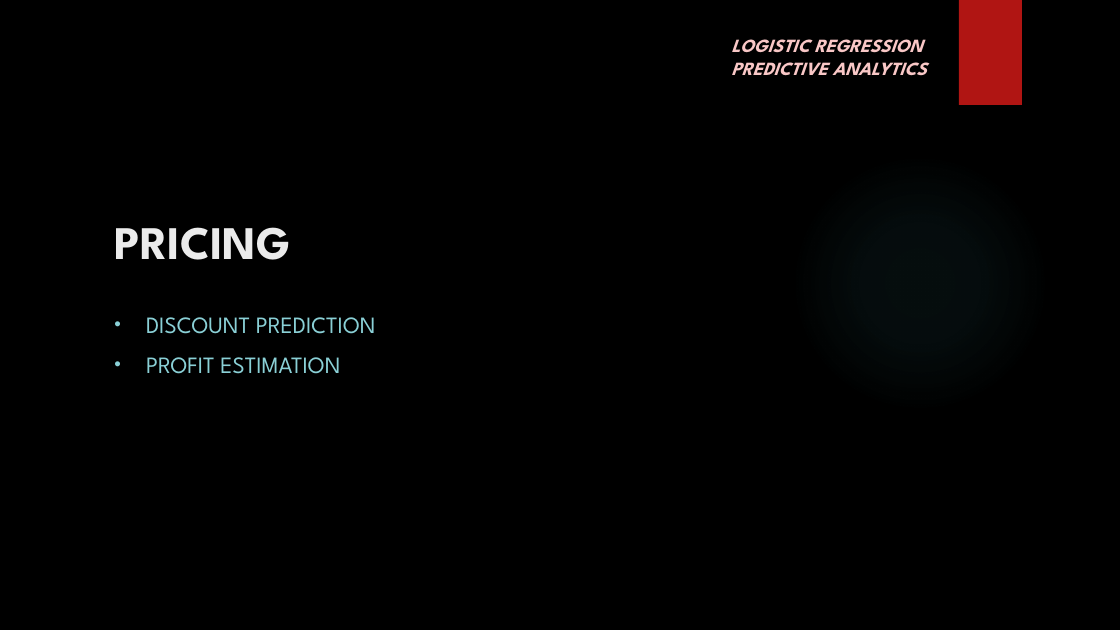
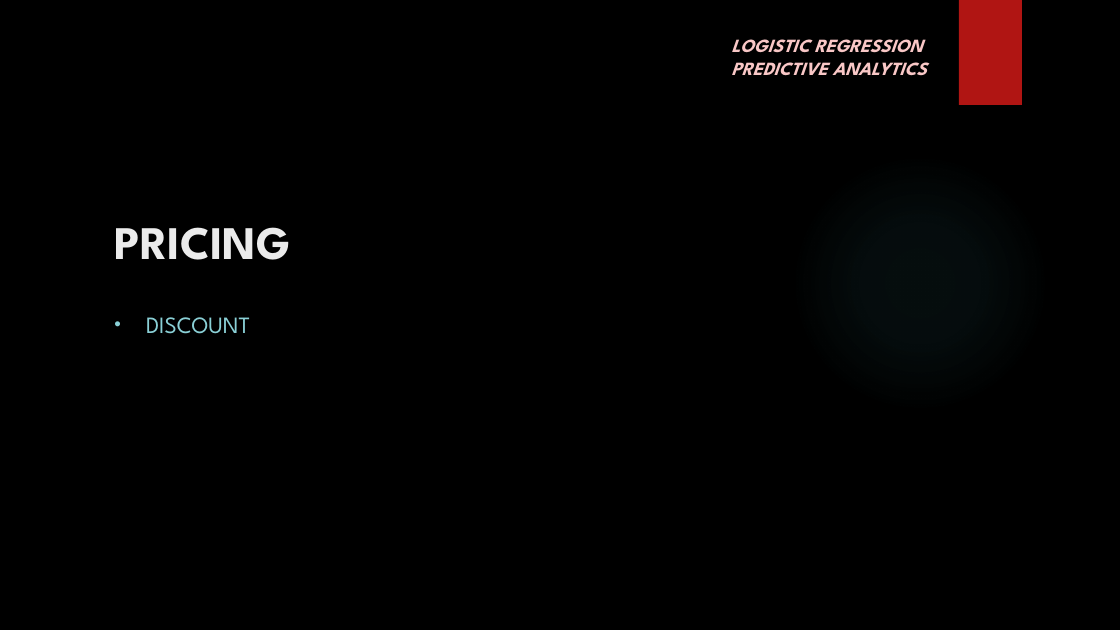
Before and after one commit to madhuhasa/digital-alpha, a slide deck: slide 18 of project/DIGITAL MARKETING.pptx (slide 16 before the commit). Drawn at 1120x630 pixels with LibreOffice and Linux fonts; fonts in the diff are those of the drawing; background and template pictures are left out. Boxes give left, top, right and bottom in pixels: in the first picture for what was removed or moved away, otherwise in the second. Text is boxed around its words. In the diff, an @@ line names an element or a change of style, - is before the commit and + after.

```diff
--- a/project/DIGITAL MARKETING.pptx
+++ b/project/DIGITAL MARKETING.pptx
@@ text at (146, 317, 250, 334): text changed @@
-• DISCOUNT PREDICTION
-• PROFIT ESTIMATION
+• DISCOUNT
```
Also in this commit, not shown: 21 other slides changed, 5 slides added, 3 slides removed.
